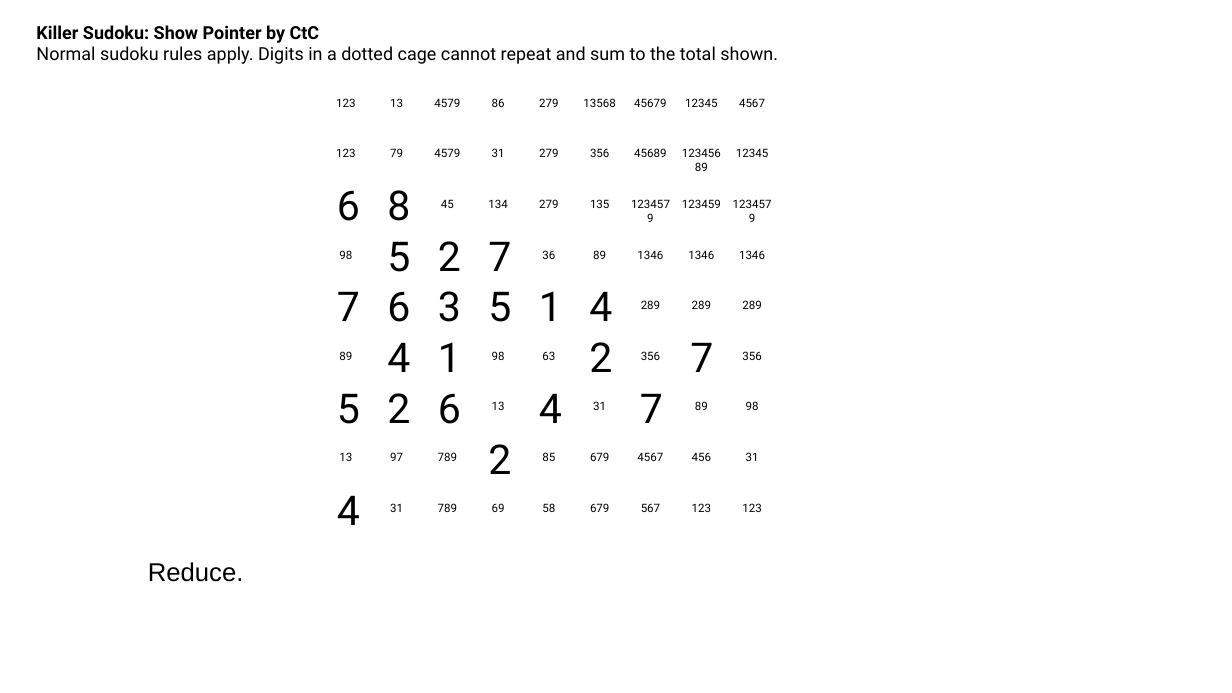
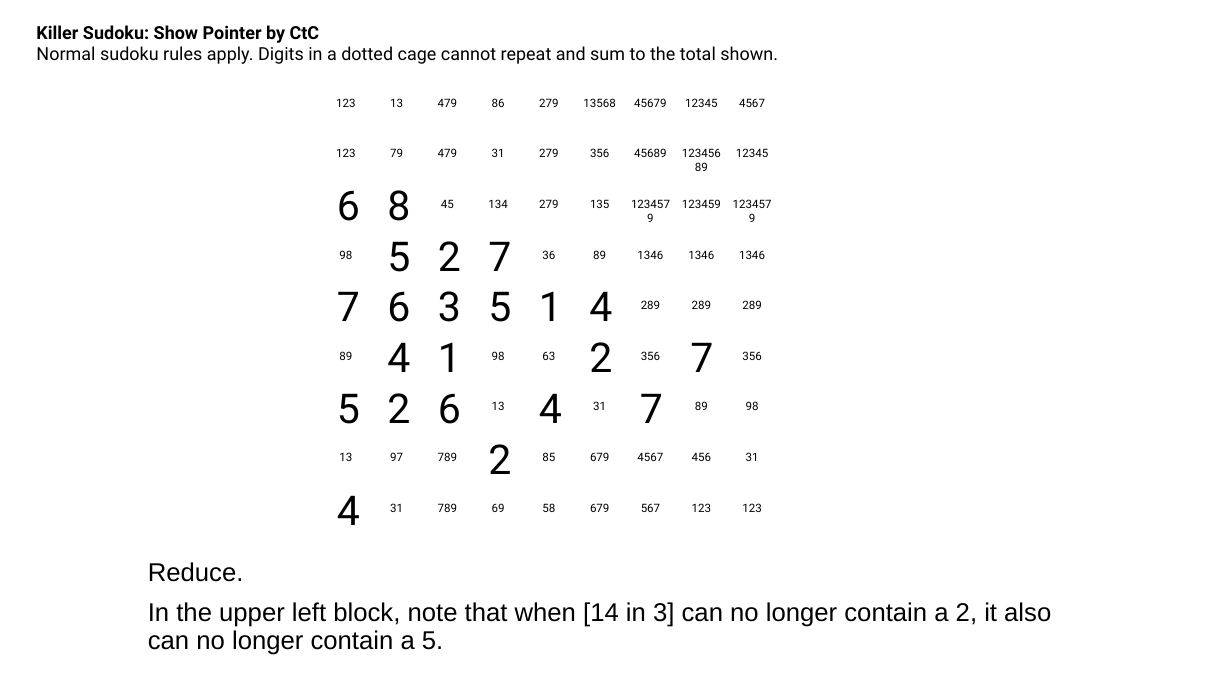
Before and after one commit to jhardis/WSJ_Number_Puzzles, a slide deck: slide 60 of 20261031_1.pptx. Drawn at 1232x693 pixels with LibreOffice and Linux fonts; fonts in the diff are those of the drawing; background and template pictures are left out. Boxes give left, top, right and bottom in pixels: in the first picture for what was removed or moved away, otherwise in the second. Text is boxed around its words. In the diff, an @@ line names an element or a change of style, - is before the commit and + after.

```diff
--- a/20261031_1.pptx
+++ b/20261031_1.pptx
@@ text at [438, 98, 457, 107]: text changed @@
-4579
+479
@@ text at [438, 148, 457, 157]: text changed @@
-4579
+479
@@ text at [148, 602, 1051, 655]: paragraph added @@
+In the upper left block, note that when [14 in 3] can no longer contain a 2, it also can no longer contain a 5.
```
Also in this commit, not shown: 38 other slides changed, 1 slide added, 11 slides removed.
